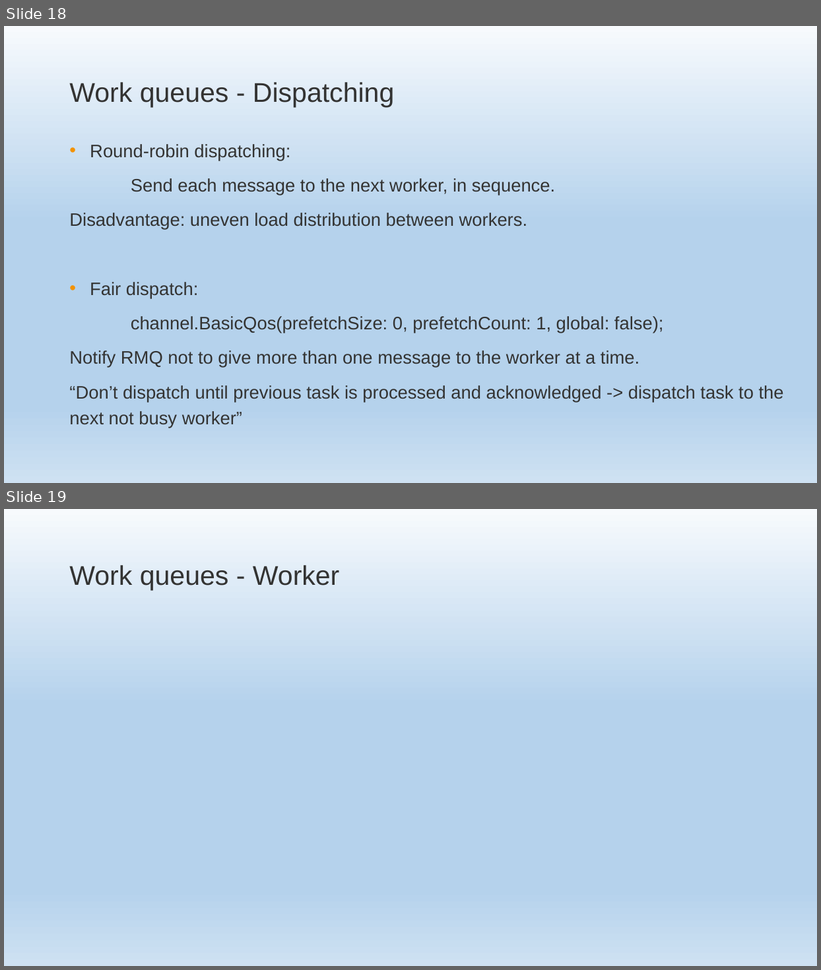
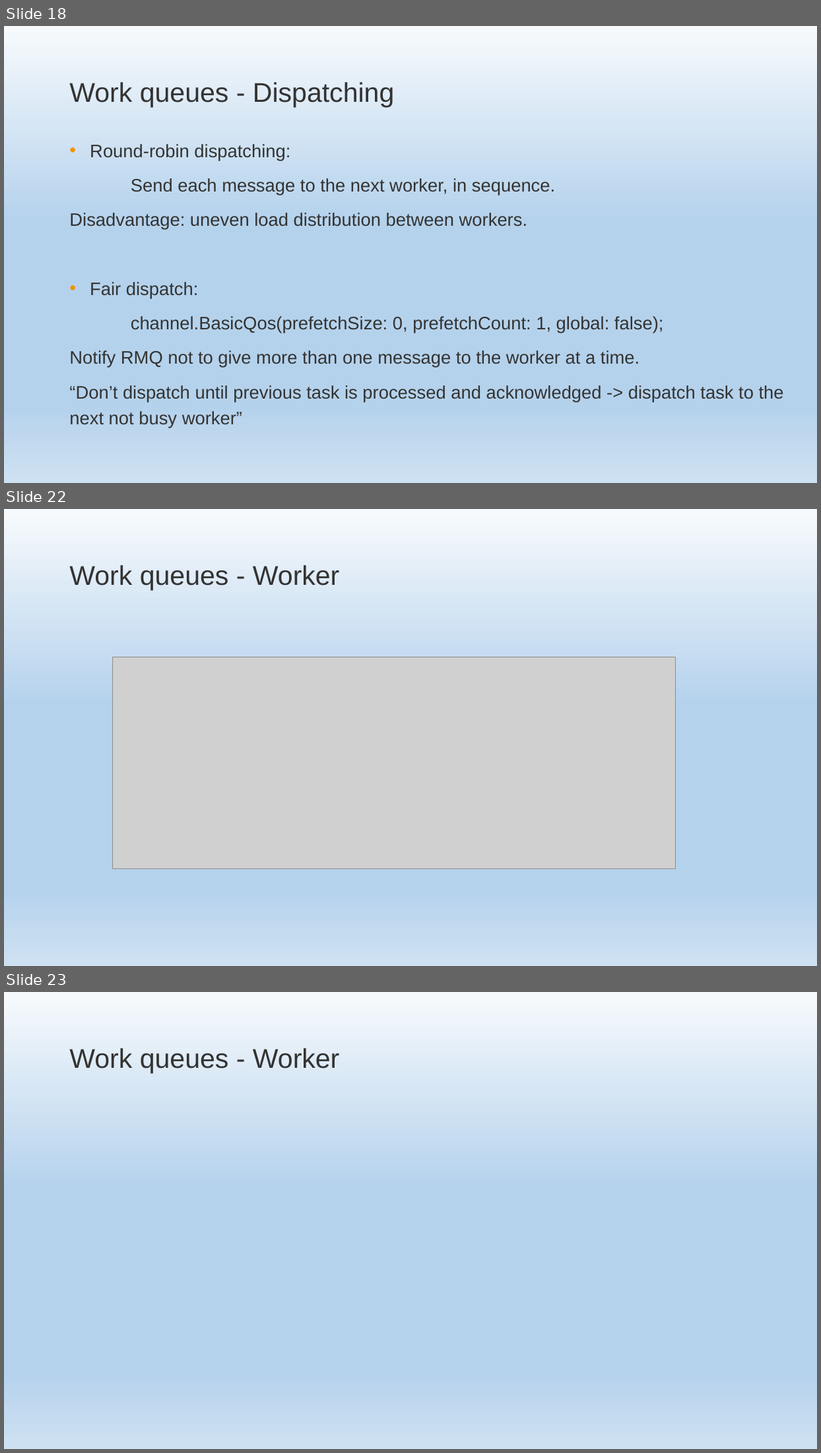
Before and after one commit to EPilyaev/RabbitMQNetCore, a slide deck: RabbitMQNetCore.pptm. Shown one above the other, each under a label of ours: slides 18 and 19 before the commit, slides 18, 22 and 23 after it; the slides between them are not shown. The pictures are 821x970 and 821x1453 pixels, drawn with LibreOffice and Linux fonts; fonts in the diff are those of the drawing; grey boxes stand for pictures; background and template pictures are left out. Boxes give left, top, right and bottom in pixels: in the first picture for what was removed or moved away, otherwise in the second. Text is boxed around its words. In the diff, an @@ line names an element or a change of style, - is before the commit and + after.

Commit message:
Finish worker slides

```diff
--- a/RabbitMQNetCore.pptm
+++ b/RabbitMQNetCore.pptm
@@ slide 22 added at [4, 509, 817, 966], background gradient #F7FAFD to #B5D2EC to #CEE1F2 @@
@@ title added at [69, 565, 340, 590], 48 pt, text #333332 @@
+Work queues - Worker
@@ picture added at [112, 657, 676, 869] @@
@@ what was slide 19 is now slide 23 @@
```
Also in this commit, not shown: 3 other slides added, 1 other file.
